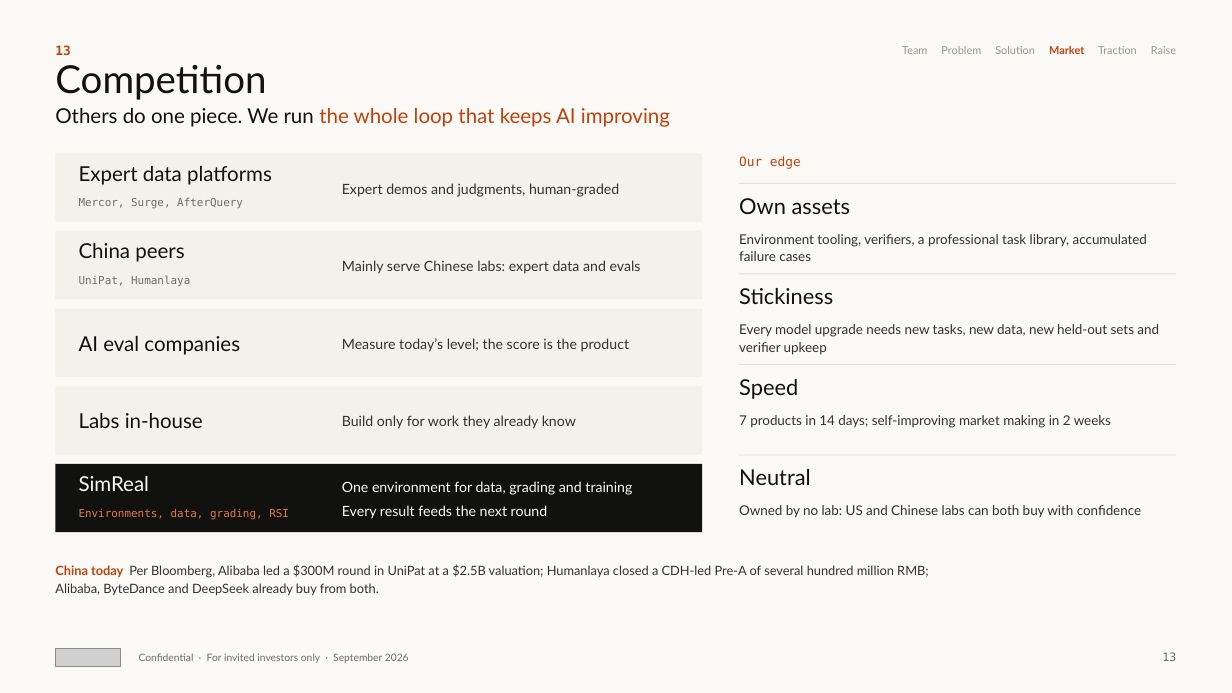
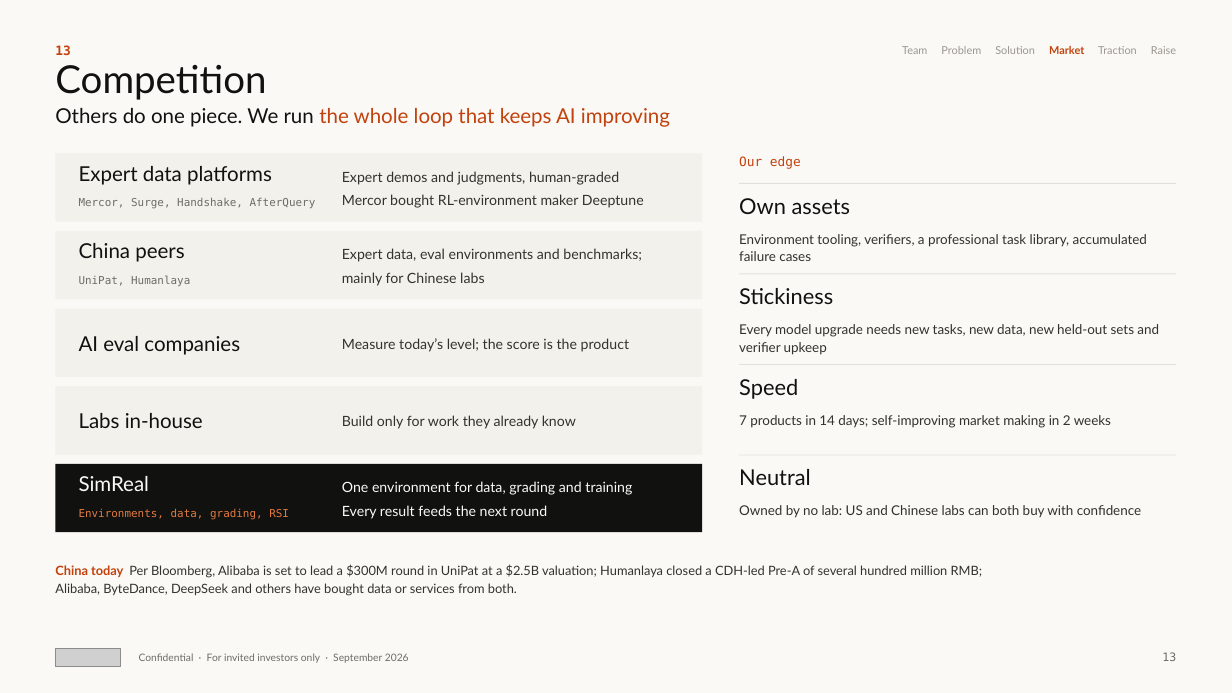
Before and after one commit to wangchen0802/Delta1, a slide deck: slide 13 of SimReal-BP-v29-EN.pptx. Drawn at 1232x693 pixels with LibreOffice and Linux fonts; fonts in the diff are those of the drawing; grey boxes stand for pictures. Boxes give left, top, right and bottom in pixels: in the first picture for what was removed or moved away, otherwise in the second. Text is boxed around its words. In the diff, an @@ line names an element or a change of style, - is before the commit and + after.

```diff
--- a/SimReal-BP-v29-EN.pptx
+++ b/SimReal-BP-v29-EN.pptx
@@ text at (79, 198, 316, 209): text changed @@
-Mercor, Surge, AfterQuery
+Mercor, Surge, Handshake, AfterQuery
@@ text at (342, 194, 644, 208): paragraph added @@
+Mercor bought RL-environment maker Deeptune
@@ text at (342, 248, 642, 286): text changed @@
-Mainly serve Chinese labs: expert data and evals
+Expert data, eval environments and benchmarks;
+mainly for Chinese labs
@@ text at (55, 564, 983, 596): text changed @@
-China today Per Bloomberg, Alibaba led a $300M round in UniPat at a $2.5B valuation; Humanlaya closed a CDH-led Pre-A of several hundred million RMB;
-Alibaba, ByteDance and DeepSeek already buy from both.
+China today Per Bloomberg, Alibaba is set to lead a $300M round in UniPat at a $2.5B valuation; Humanlaya closed a CDH-led Pre-A of several hundred million RMB;
+Alibaba, ByteDance, DeepSeek and others have bought data or services from both.
```
Also in this commit, not shown: 14 other slides changed, 7 other files.
